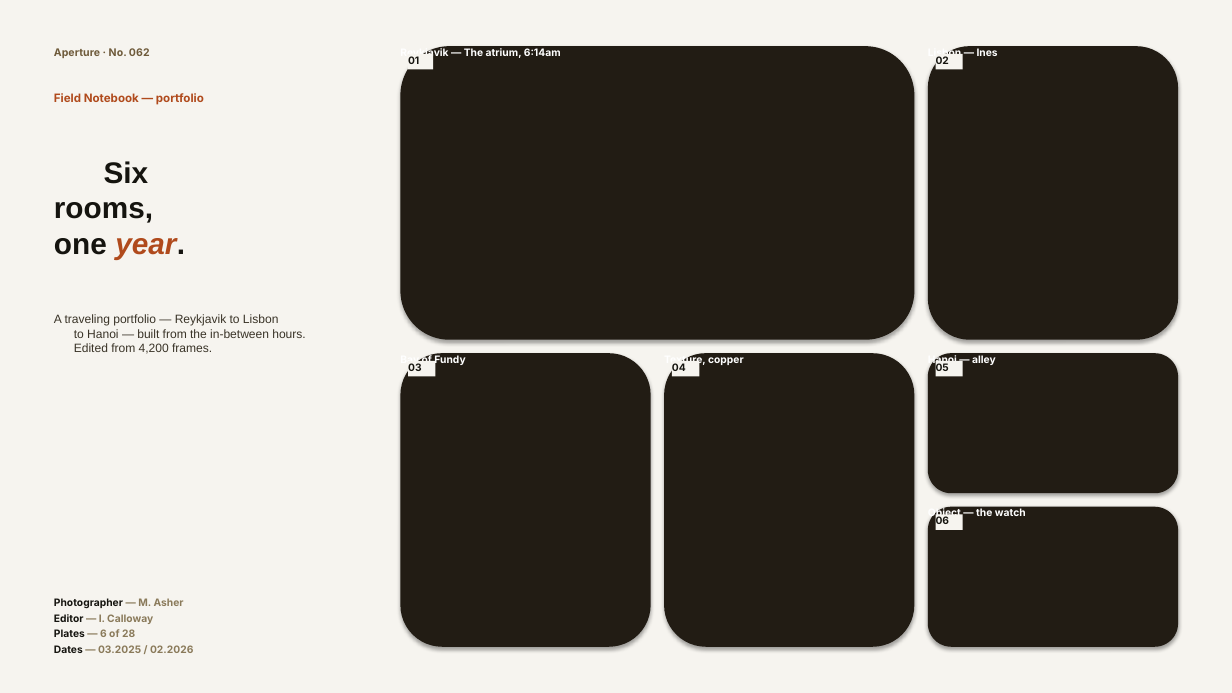
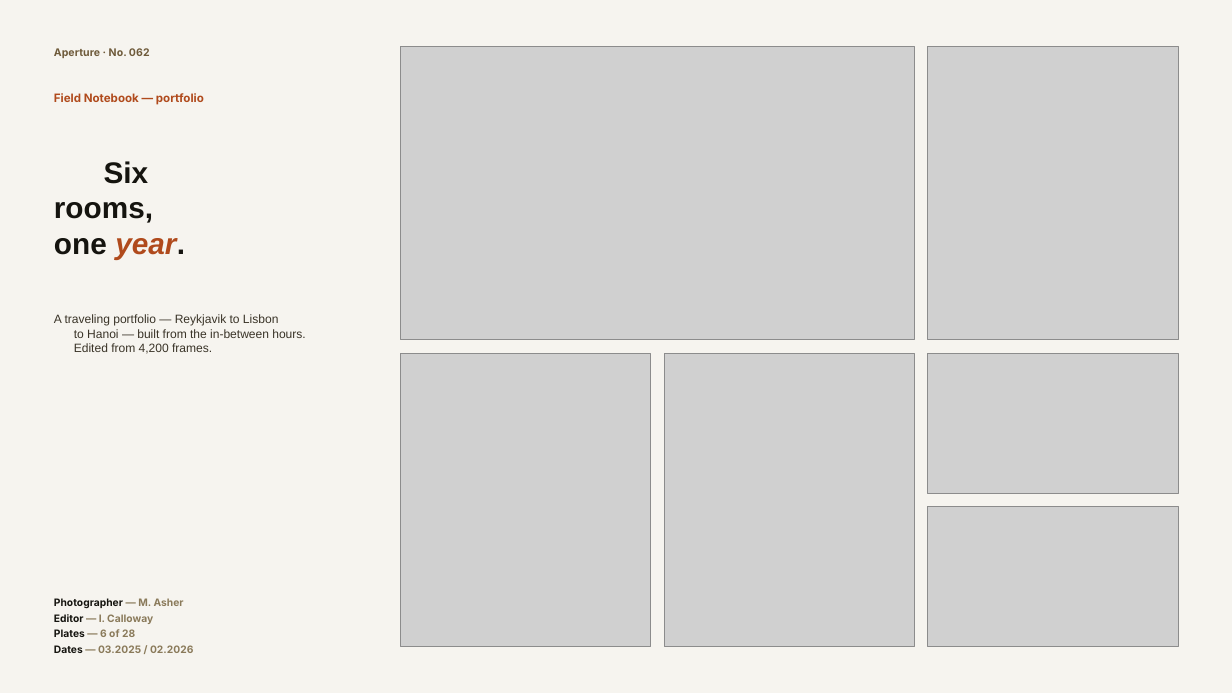
Before and after one commit to vamsiramakrishnan/pixelpitch, a slide deck: slide 47 of _bench/corpus/divergent-deck.pptx. Drawn at 1232x693 pixels with LibreOffice and Linux fonts; fonts in the diff are those of the drawing; grey boxes stand for pictures. Boxes give left, top, right and bottom in pixels: in the first picture for what was removed or moved away, otherwise in the second. Text is boxed around its words. In the diff, an @@ line names an element or a change of style, - is before the commit and + after.

```diff
--- a/_bench/corpus/divergent-deck.pptx
+++ b/_bench/corpus/divergent-deck.pptx
@@ rounded rectangle removed at [400,46,914,340] @@
@@ text removed at [400,47,561,58] @@
-Reykjavik — The atrium, 6:14am
@@ picture added at [400,46,914,340] @@
@@ rectangle removed at [409,54,433,69] @@
-01
@@ rounded rectangle removed at [928,46,1178,340] @@
@@ text removed at [928,47,998,58] @@
-Lisbon — Ines
@@ picture added at [928,46,1178,340] @@
@@ rectangle removed at [935,54,962,69] @@
-02
@@ rounded rectangle removed at [400,353,651,647] @@
@@ text removed at [400,355,465,366] @@
-Bay of Fundy
@@ picture added at [400,353,651,647] @@
@@ text removed at [664,355,744,366] @@
-Texture, copper
@@ rounded rectangle removed at [665,353,915,647] @@
@@ picture added at [665,353,915,647] @@
@@ rounded rectangle removed at [928,353,1178,494] @@
@@ text removed at [928,355,996,366] @@
-Hanoi — alley
@@ picture added at [928,353,1178,494] @@
@@ rectangle removed at [409,361,435,377] @@
-03
@@ rectangle removed at [672,361,700,377] @@
-04
@@ rectangle removed at [935,361,962,377] @@
-05
@@ rounded rectangle removed at [928,506,1178,647] @@
@@ text removed at [928,508,1026,519] @@
-Object — the watch
@@ picture added at [928,506,1178,647] @@
@@ rectangle removed at [935,515,962,531] @@
-06
```
Also in this commit, not shown: 23 other slides changed, 3 slides added, 3 slides removed, 1 other file.
